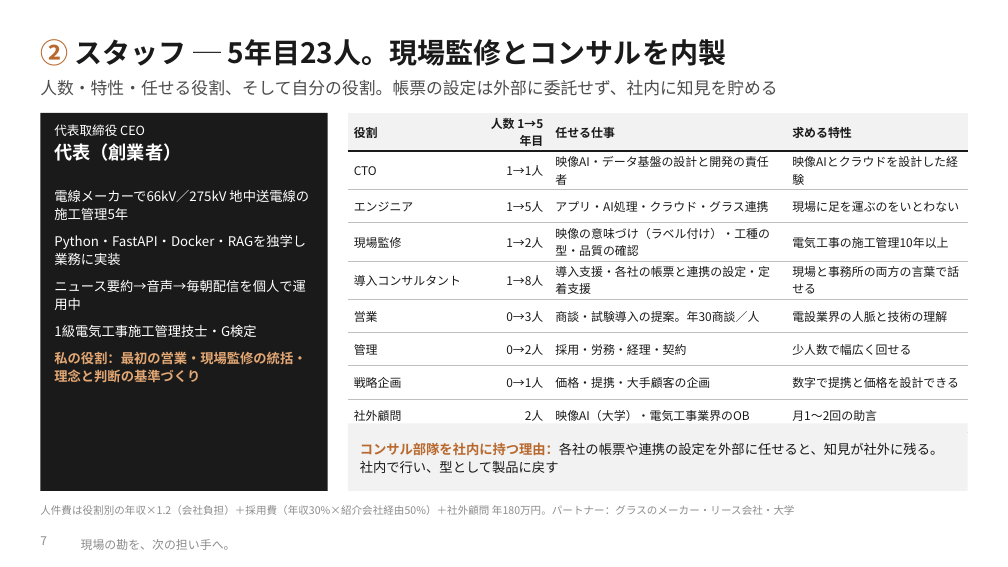
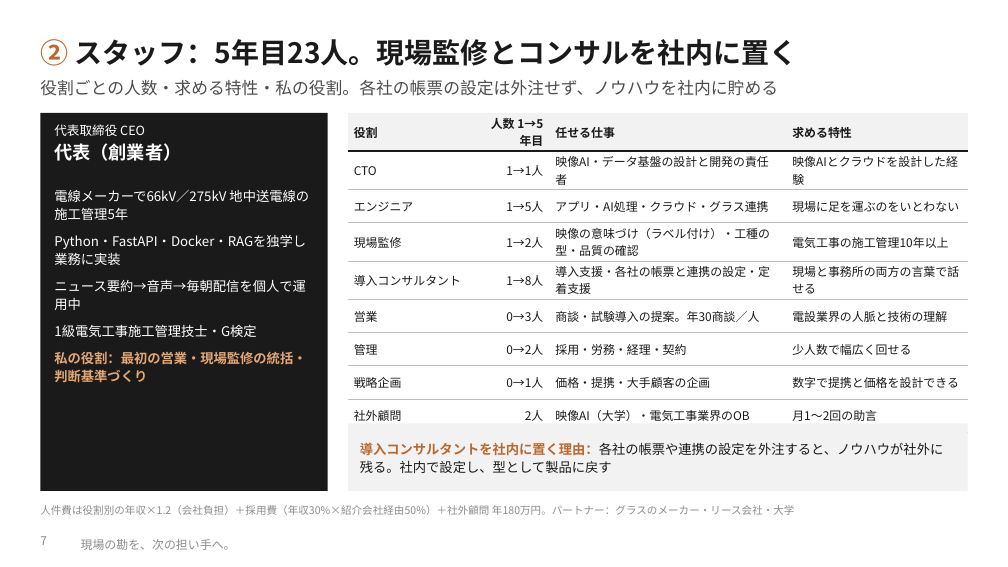
Before and after one commit to SEITOSHIKI/-ai-commute-audio-, a slide deck: slide 7 of deck/カンツギ_事業計画書_16枚版.pptx. Drawn at 1008x567 pixels with LibreOffice and Linux fonts; fonts in the diff are those of the drawing; background and template pictures are left out. Boxes give left, top, right and bottom in pixels: in the first picture for what was removed or moved away, otherwise in the second. Text is boxed around its words. In the diff, an @@ line names an element or a change of style, - is before the commit and + after.

```diff
--- a/deck/カンツギ_事業計画書_16枚版.pptx
+++ b/deck/カンツギ_事業計画書_16枚版.pptx
@@ text at [40, 39, 798, 66]: text changed @@
-② スタッフ ─ 5年目23人。現場監修とコンサルを内製
+② スタッフ：5年目23人。現場監修とコンサルを社内に置く
@@ text at [40, 80, 778, 96]: text changed @@
-人数・特性・任せる役割、そして自分の役割。帳票の設定は外部に委託せず、社内に知見を貯める
+役割ごとの人数・求める特性・私の役割。各社の帳票の設定は外注せず、ノウハウを社内に貯める
@@ text at [54, 351, 306, 382]: text changed @@
-私の役割：最初の営業・現場監修の統括・理念と判断の基準づくり
+私の役割：最初の営業・現場監修の統括・判断基準づくり
@@ text at [360, 442, 943, 473]: text changed @@
-コンサル部隊を社内に持つ理由：各社の帳票や連携の設定を外部に任せると、知見が社外に残る。社内で行い、型として製品に戻す
+導入コンサルタントを社内に置く理由：各社の帳票や連携の設定を外注すると、ノウハウが社外に残る。社内で設定し、型として製品に戻す
```
Also in this commit, not shown: 15 other slides changed, 8 other files.
